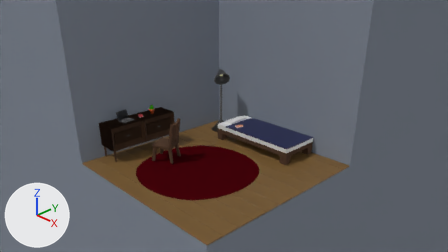
The Blender file bedroom/bedroom.blend: old version first, new version second.
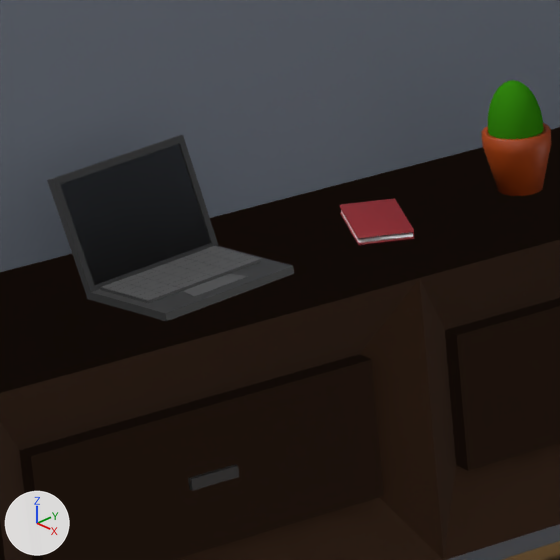
The first picture shows the older version from the file's camera 'Camera'. The close-ups show both versions on the part from 25% to 35% of the width and 39% to 56% of the height of that picture; other places that the commit changed are outside them. The lights are fixed; the arrows at lower left show +X, +Y and +Z.

The older version as bpy lines, for what is in view:
```python
me_cube_005 = bpy.data.meshes.new('Cube.005')
me_cube_005.from_pydata(...)  # 454 vertices, 324 faces; spans x -0.189..0.189, y -0.605..0.605, z -0.391..0.189
# faces by material slot: [312, 12]
me_cube_005.materials.append(mat_bedframe)  # brown #503521
me_cube_005.materials.append(mat_lamp)  # black #3f3f3f
me_cube_007 = bpy.data.meshes.new('Cube.007')
me_cube_007.from_pydata(...)  # 50 vertices, 48 faces; spans x -1.0..1.0, y -1.0..1.0, z -1.0..1.0
me_cube_007.polygons.foreach_set('use_smooth', [True] * 48)
# faces by material slot: [42, 6]
me_cube_007.materials.append(mat_redbook)  # red #9c2a30
me_cube_007.materials.append(mat_bookpaper)  # white #e7e7e7
me_plane = bpy.data.meshes.new('Plane')
me_plane.from_pydata([(-1.5, -1.5, 0.0), (1.5, -1.5, 0.0), (-1.5, 1.5, 0.0), (1.5, 1.5, 0.0), (-1.5, -1.5, 2.0), (-1.5, 1.5, 2.0), (1.5, 1.5, 2.0), (-1.5, -1.5, 6.16), (-1.5, 1.5, 6.16), (1.5, 1.5, 6.16)], [], [(0, 1, 3, 2), (2, 3, 6, 5), (0, 2, 5, 4), (5, 6, 9, 8), (4, 5, 8, 7)])
me_plane.materials.append(mat_material_001)  # grey #868e9b
ob_bookdesk = bpy.data.objects.new('BookDesk', me_cube_007)
ob_bookdesk.location = (-1.32, -0.448, 0.605)
ob_bookdesk.rotation_euler = (0.0, 0.0, -0.408)  # degrees (0, 0, -23)
ob_bookdesk.scale = (0.0649, 0.0354, 0.00668)
ob_desk = bpy.data.objects.new('Desk', me_cube_005)
ob_desk.location = (-1.311, -0.518, 0.408)
ob_walls = bpy.data.objects.new('Walls', me_plane)
ob_walls.location = (0.0, 0.0, 0.0)
_m = ob_walls.modifiers.new('Solidify', 'SOLIDIFY')
_m.thickness = 10.0
_m.use_even_offset = True
# also in view: 'Sphere' at (-1.32, -0.23, 0.67); 'Laptop' at (-1.31, -0.74, 0.67)
```
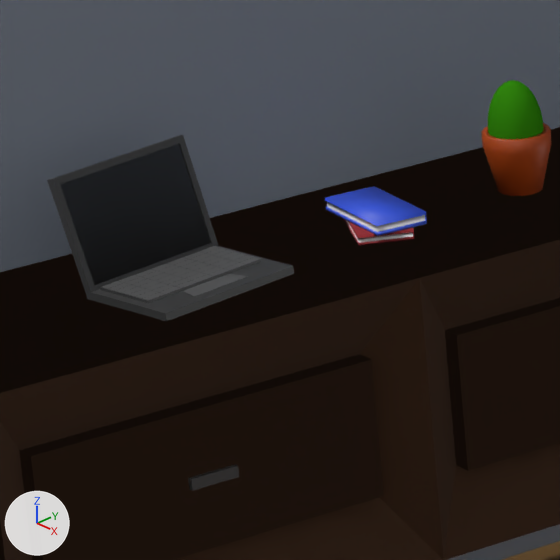
Where the newer file only moved an object's origin or applied its transform, the numbers keep the older frame.

What differs and where, as boxes [x1, y1, x2, y2] in the close-ups (560 x 560 px):
'BookDesk2', added (blue)
    after: [325, 186, 427, 236]
    faces in mat_deskbook2 (blue #3a5ce7): [325, 186, 427, 236]
    faces in mat_bookpaper (white #e7e7e7): [327, 202, 425, 232]
'BookDesk', unchanged, covered by the edit
    before: [340, 198, 415, 246]
    after: [343, 219, 415, 246]

Patch to the scene script:
```diff
--- a/bedroom/bedroom.blend.py
+++ b/bedroom/bedroom.blend.py
@@ mat_deskbook2 @@
+mat_deskbook2 = principled_material('deskBook2')
+mat_deskbook2.base_color = (0.0418, 0.106, 0.8)  # blue #3a5ce7
@@ me_cube_010 @@
+me_cube_010.from_pydata(...)  # 50 vertices, 48 faces; spans x -0.0649..0.0649, y -0.0354..0.0354, z -0.0084..0.0084
+me_cube_010.polygons.foreach_set('use_smooth', [True] * 48)
+# faces by material slot: [42, 6]
+me_cube_010.materials.append(mat_deskbook2)  # blue #3a5ce7
+me_cube_010.materials.append(mat_bookpaper)  # white #e7e7e7
@@ ob_bookdesk2 @@
+ob_bookdesk2 = bpy.data.objects.new('BookDesk2', me_cube_010)
+ob_bookdesk2.location = (-1.32, -0.448, 0.62)
+ob_bookdesk2.rotation_euler = (0.0, 0.0, -0.0674)  # degrees (0, 0, -3.9)
```
